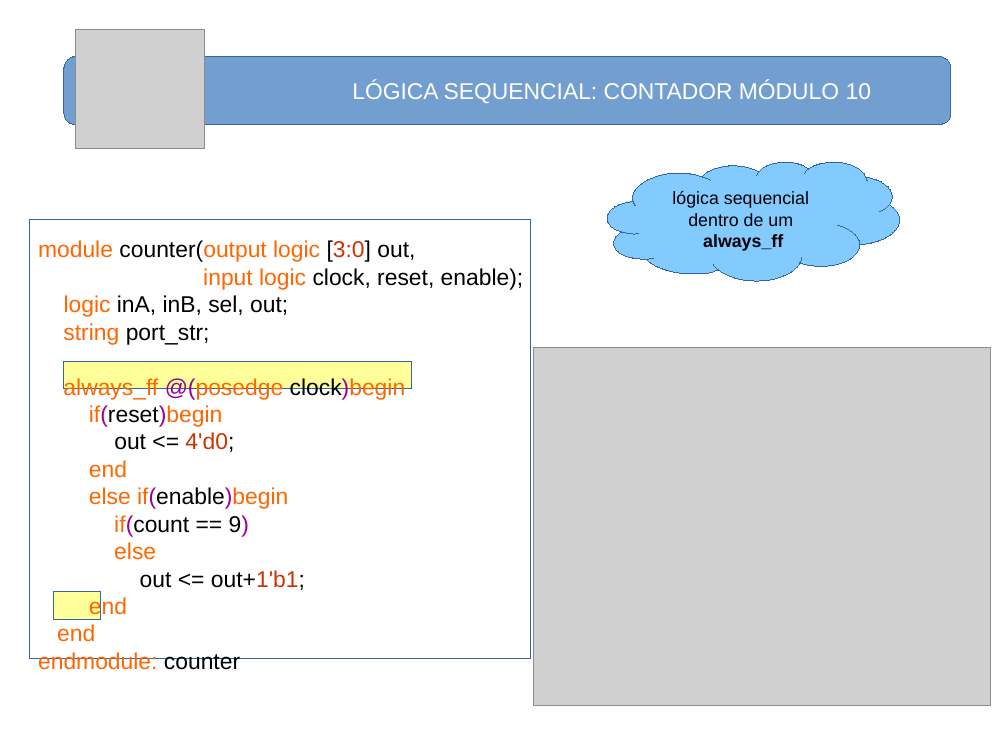
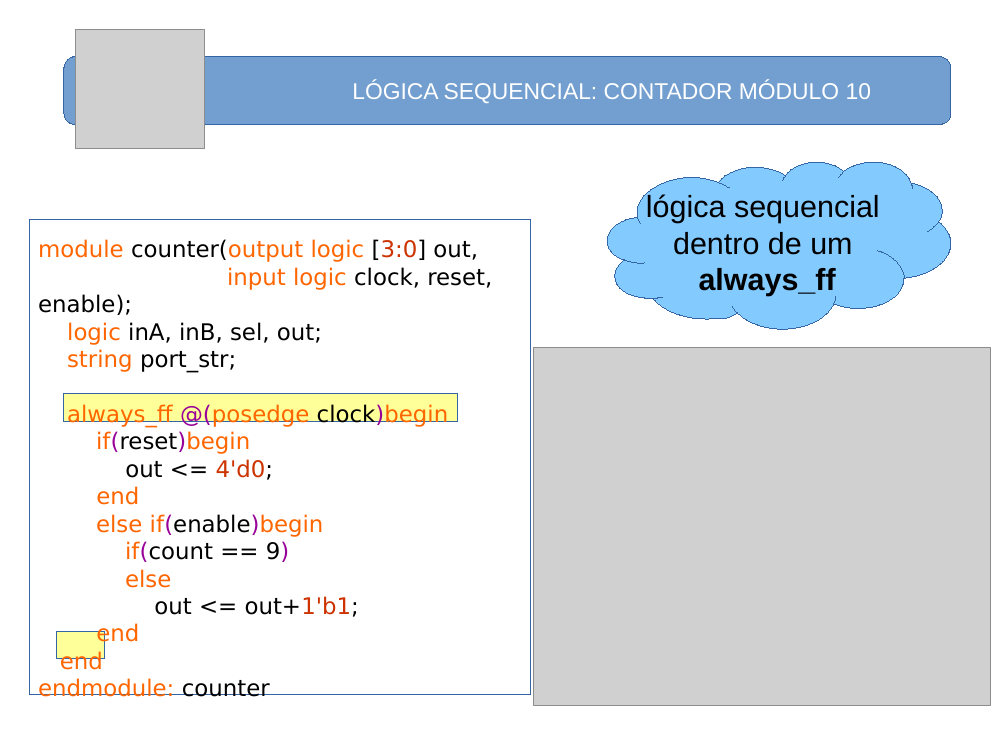
Before and after one commit to nelsoncsc/basicSV, a slide deck: slide 46 of docs/basicSV.odp (slide 39 before the commit). Drawn at 1008x756 pixels with LibreOffice and Linux fonts; fonts in the diff are those of the drawing; grey boxes stand for pictures. Boxes give left, top, right and bottom in pixels: in the first picture for what was removed or moved away, otherwise in the second. Text is boxed around its words. In the diff, an @@ line names an element or a change of style, - is before the commit and + after.

```diff
--- a/docs/basicSV.odp
+++ b/docs/basicSV.odp
@@ freeform shape "lógica sequencial": place and size @@
-freeform shape "lógica sequencial" at (607, 162, 900, 281)
+freeform shape "lógica sequencial" at (607, 162, 951, 329)
@@ freeform shape "lógica sequencial" at (607, 162, 951, 329): size 14 to 24 pt @@
@@ text "module counter(output logic [3:0] out," at (38, 239, 492, 697): font Arial to DejaVu Sans @@
@@ rectangle: place and size @@
-rectangle at (29, 220, 531, 659)
+rectangle at (29, 220, 531, 695)
@@ rectangle: place and size @@
-rectangle at (64, 361, 412, 389)
+rectangle at (64, 394, 457, 422)
@@ rectangle: place and size @@
-rectangle at (53, 592, 101, 619)
+rectangle at (57, 631, 104, 659)
```
Also in this commit, not shown: 39 other slides changed, 11 slides added, 3 slides removed, 12 other files.
